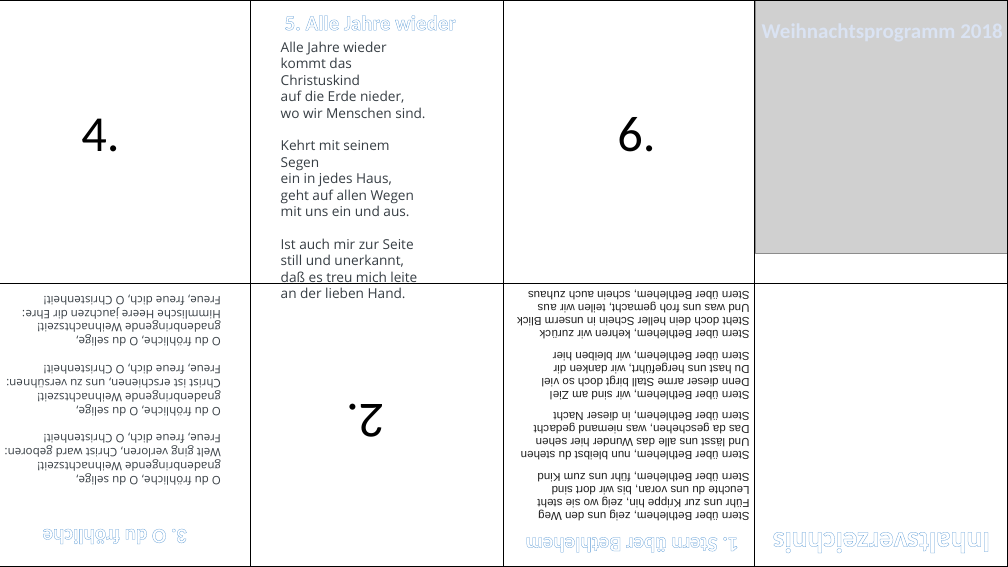
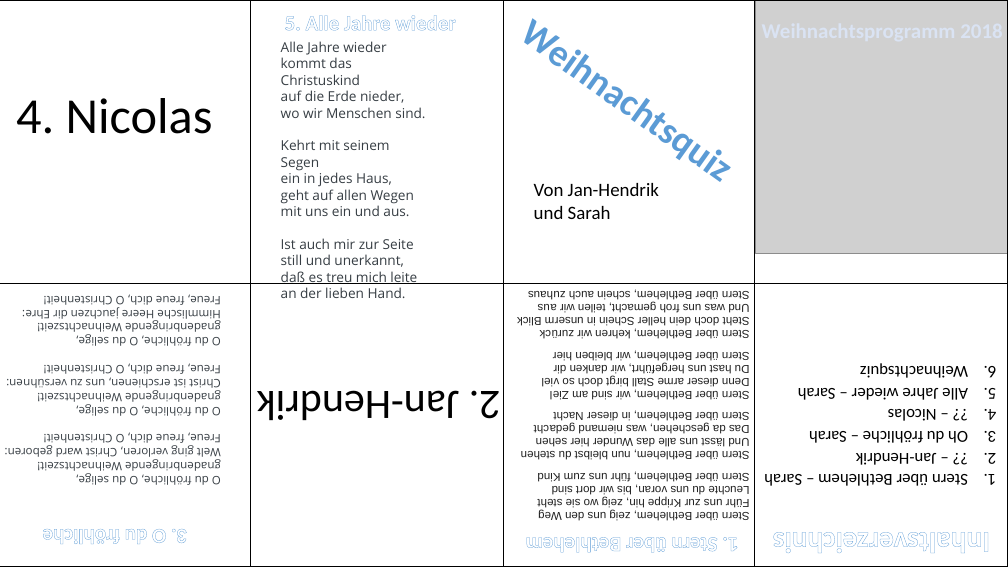
Before and after one commit to JH220/weihnachtsprogramm2018, a slide deck: slide 1 of Folie.pptx. Drawn at 1008x567 pixels with LibreOffice and Linux fonts; fonts in the diff are those of the drawing; grey boxes stand for pictures. Boxes give left, top, right and bottom in pixels: in the first picture for what was removed or moved away, otherwise in the second. Text is boxed around its words. In the diff, an @@ line names an element or a change of style, - is before the commit and + after.

```diff
--- a/Folie.pptx
+++ b/Folie.pptx
@@ text added at (501, 0, 757, 201), 36 pt, text #5B9BD5, bold @@
+Weihnachtsquiz
@@ text at (16, 98, 213, 134): text changed @@
-4.
+4. Nicolas
@@ text removed at (617, 117, 655, 152) @@
-6.
@@ text added at (534, 183, 659, 219), 18 pt, text #000000 @@
+Von Jan-Hendrik und Sarah
@@ text added at (764, 364, 968, 486), 16 pt, text #000000 @@
+1. Stern über Bethlehem – Sarah
+2. ?? – Jan-Hendrik
+3. Oh du fröhliche – Sarah
+4. ?? – Nicolas
+5. Alle Jahre wieder – Sarah
+6. Weihnachtsquiz
@@ text at (257, 390, 501, 420): text changed; size 48 to 40 pt @@
-2.
+2. Jan-Hendrik
```
